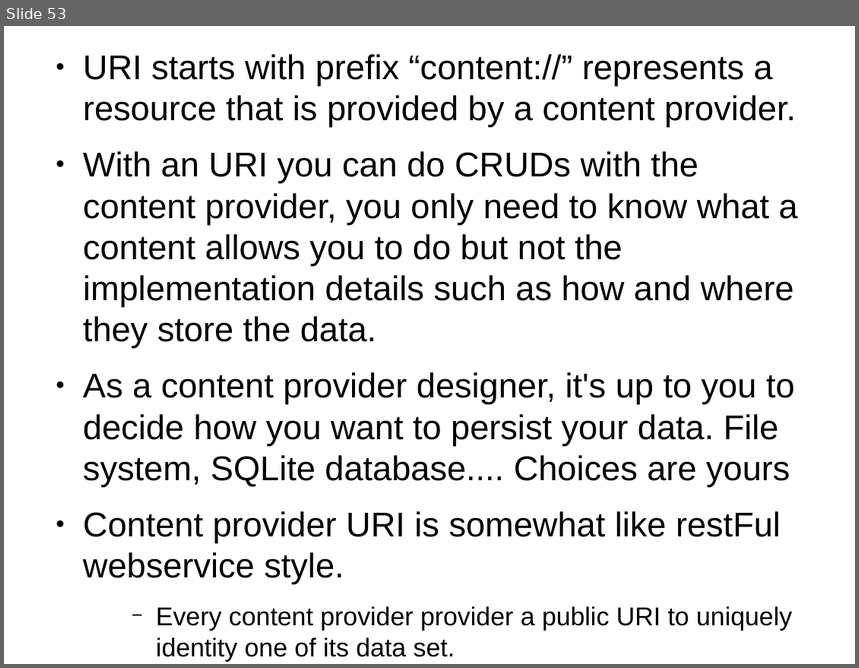
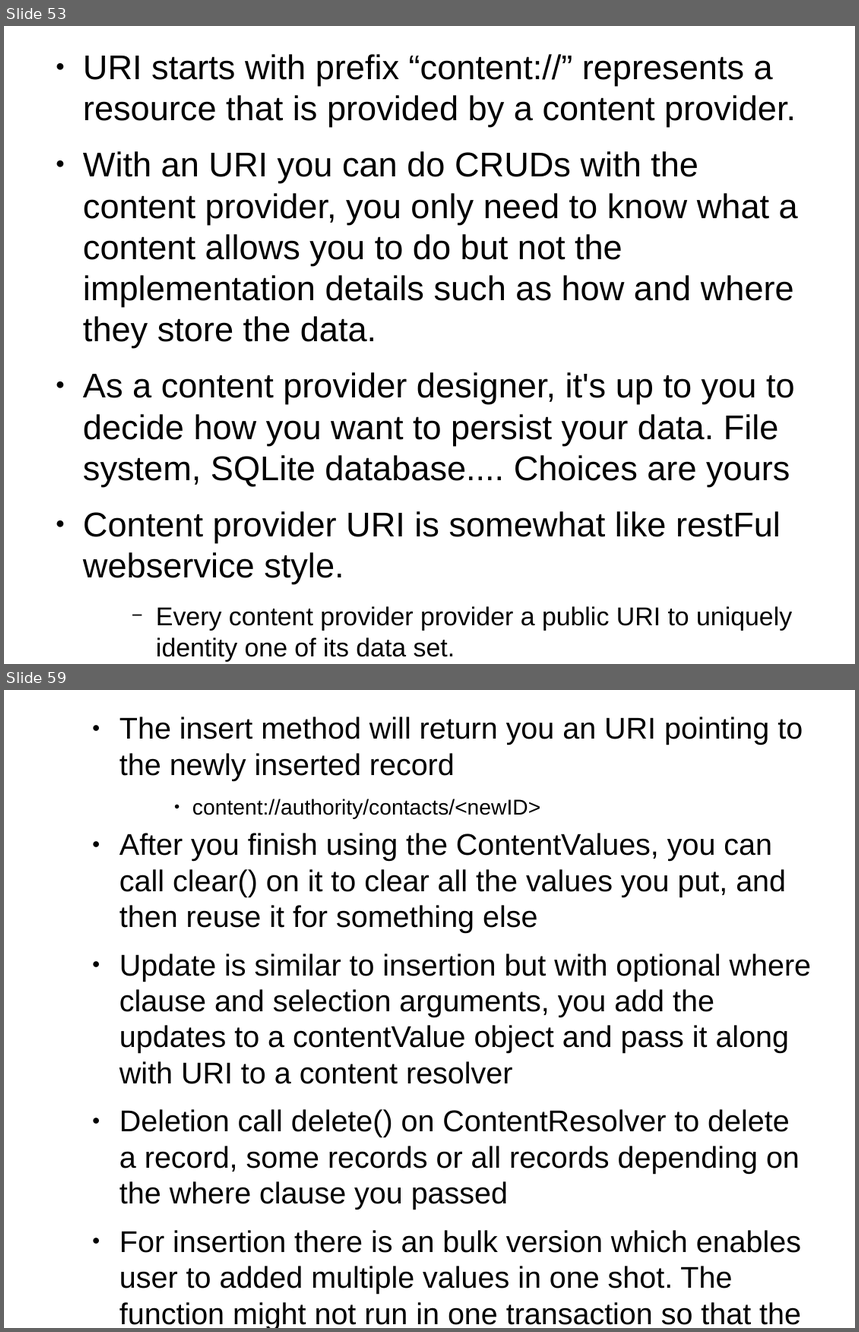
Before and after one commit to thegreatdao/testa, a slide deck: assets/android2.odp. Shown one above the other, each under a label of ours: slide 53 before the commit, slides 53 and 59 after it; the slides between them are not shown. The pictures are 859x668 and 859x1332 pixels, drawn with LibreOffice and Linux fonts; fonts in the diff are those of the drawing. Boxes give left, top, right and bottom in pixels: in the first picture for what was removed or moved away, otherwise in the second. Text is boxed around its words. In the diff, an @@ line names an element or a change of style, - is before the commit and + after.

Commit message:
added content provider description need to add example

```diff
--- a/assets/android2.odp
+++ b/assets/android2.odp
@@ slide 59 added at [4, 690, 855, 1328], background #FFFFFF @@
@@ text added at [120, 717, 812, 1328], 28 pt, text #000000 @@
+  ● The insert method will return you an URI pointing to the newly inserted record
+      ● content://authority/contacts/<newID>
+  ● After you finish using the ContentValues, you can call clear() on it to clear all the values you put, and then reuse it for something else
+  ● Update is similar to insertion but with optional where clause and selection arguments, you add the updates to a contentValue object and pass it along with URI to a content resolver
+  ● Deletion call delete() on ContentResolver to delete a record, some records or all records depending on the where clause you passed
+  ● For insertion there is an bulk version which enables user to added multiple values in one shot. The function might not run in one transaction so that the atomicity is not guaranteed, URL + array of CVs
```
Also in this commit, not shown: 1 slide changed, 9 other slides added, 4 other files.
